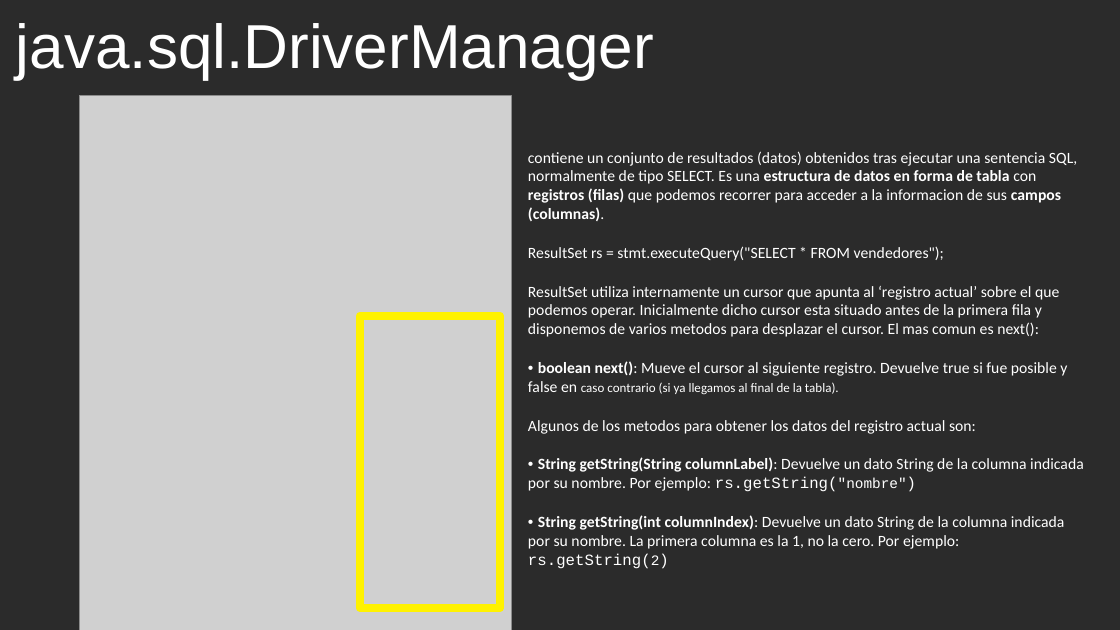
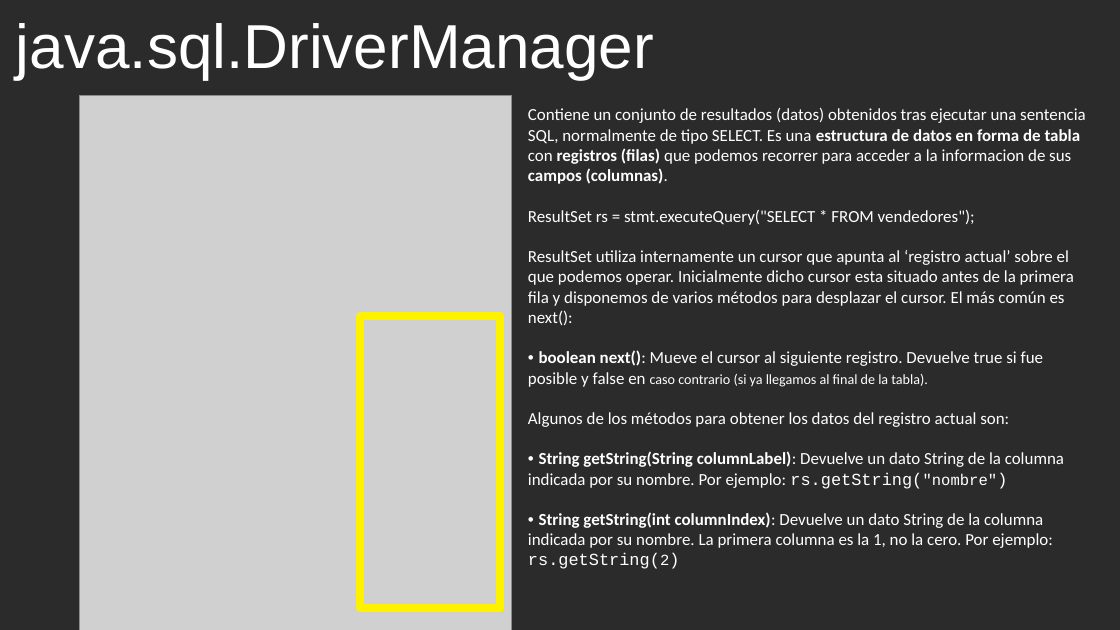
Before and after one commit to cmorenoruiz/ApuntesProgramacion, a slide deck: slide 27 of Unidad 13 Acceso a Bases de Datos/Acceso a BD Presentación para clase.odp (slide 26 before the commit). Drawn at 1120x630 pixels with LibreOffice and Linux fonts; fonts in the diff are those of the drawing; grey boxes stand for pictures; background and template pictures are left out; a plain dark background stands for a picture behind light text. Boxes give left, top, right and bottom in pixels: in the first picture for what was removed or moved away, otherwise in the second. Text is boxed around its words. In the diff, an @@ line names an element or a change of style, - is before the commit and + after.

```diff
--- a/Unidad 13 Acceso a Bases de Datos/Acceso a BD Presentación para clase.odp
+++ b/Unidad 13 Acceso a Bases de Datos/Acceso a BD Presentación para clase.odp
@@ text at bbox=[528, 108, 1086, 184]: text changed; size 11.1 to 12 pt @@
-contiene un conjunto de resultados (datos) obtenidos tras ejecutar una sentencia SQL, normalmente de tipo SELECT. Es una estructura de datos en forma de tabla con registros (filas) que podemos recorrer para acceder a la informacion de sus campos (columnas).
+Contiene un conjunto de resultados (datos) obtenidos tras ejecutar una sentencia SQL, normalmente de tipo SELECT. Es una estructura de datos en forma de tabla con registros (filas) que podemos recorrer para acceder a la informacion de sus campos (columnas).
@@ text "Contiene un conjunto de resultados ...": place and size @@
-text "Contiene un conjunto de resultados ..." at bbox=[528, 151, 1084, 569]
+text "Contiene un conjunto de resultados ..." at bbox=[528, 108, 1086, 569]
@@ text at bbox=[528, 210, 1064, 569]: size 11.1 to 12 pt in "ResultSet rs = stmt.executeQuery("SELECT * FROM vendedores") ...", "• boolean next(): Mueve el cursor al ...", "• String getString(String columnLabel): Devuelve un dato ...", "• String getString(int columnIndex): Devuelve un dato ..."; size 9.2 to 10 pt in "caso contrario (si ya llegamos al final ..."; size 10.2 to 11 pt in "rs.getString("nombre")", "rs.getString(2)" @@
@@ text at bbox=[528, 250, 1074, 325]: text changed; size 11.1 to 12 pt @@
-ResultSet utiliza internamente un cursor que apunta al ‘registro actual’ sobre el que podemos operar. Inicialmente dicho cursor esta situado antes de la primera fila y disponemos de varios metodos para desplazar el cursor. El mas comun es next():
+ResultSet utiliza internamente un cursor que apunta al ‘registro actual’ sobre el que podemos operar. Inicialmente dicho cursor esta situado antes de la primera fila y disponemos de varios métodos para desplazar el cursor. El más común es next():
@@ text at bbox=[528, 412, 1009, 427]: text changed; size 11.1 to 12 pt @@
-Algunos de los metodos para obtener los datos del registro actual son:
+Algunos de los métodos para obtener los datos del registro actual son:
```
Also in this commit, not shown: 4 other slides changed, 7 slides added, 3 other files.
